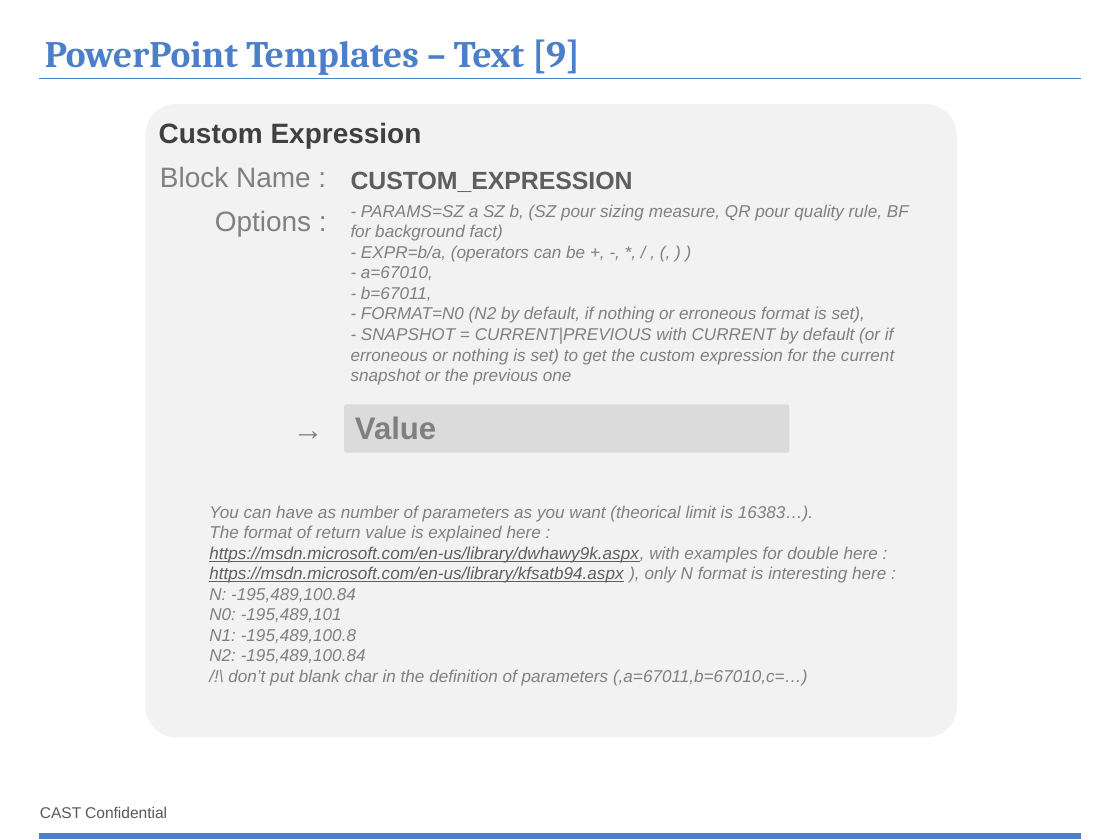
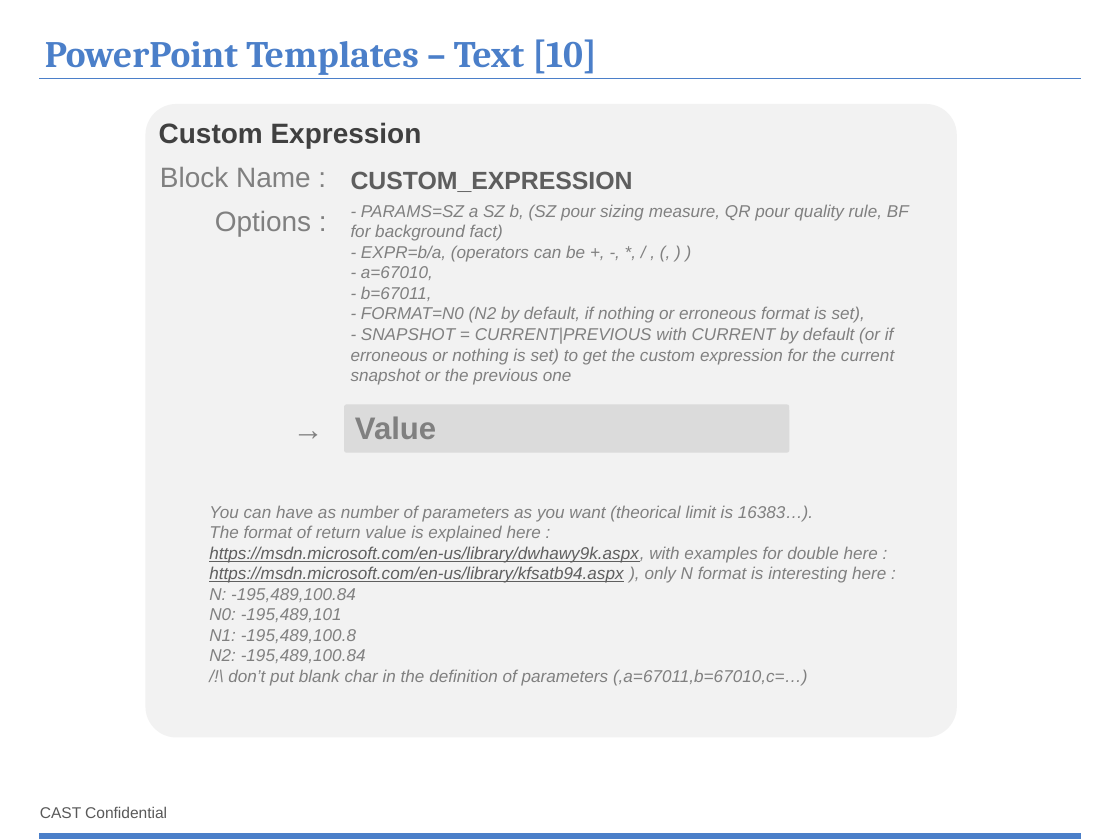
Before and after one commit to CAST-projects/ReportGenerator, a slide deck: slide 18 of CastReporting.Reporting/TemplatesFiles/1- Powerpoint-components-library.pptx (slide 17 before the commit). Drawn at 1120x840 pixels with LibreOffice and Linux fonts; fonts in the diff are those of the drawing; background and template pictures are left out. Boxes give left, top, right and bottom in pixels: in the first picture for what was removed or moved away, otherwise in the second. Text is boxed around its words. In the diff, an @@ line names an element or a change of style, - is before the commit and + after.

```diff
--- a/CastReporting.Reporting/TemplatesFiles/1- Powerpoint-components-library.pptx
+++ b/CastReporting.Reporting/TemplatesFiles/1- Powerpoint-components-library.pptx
@@ title at (x1=45, y1=39, x2=596, y2=75): text changed @@
-PowerPoint Templates – Text [9]
+PowerPoint Templates – Text [10]
```
Also in this commit, not shown: 5 other slides changed, 1 slide added, 3 other files.
